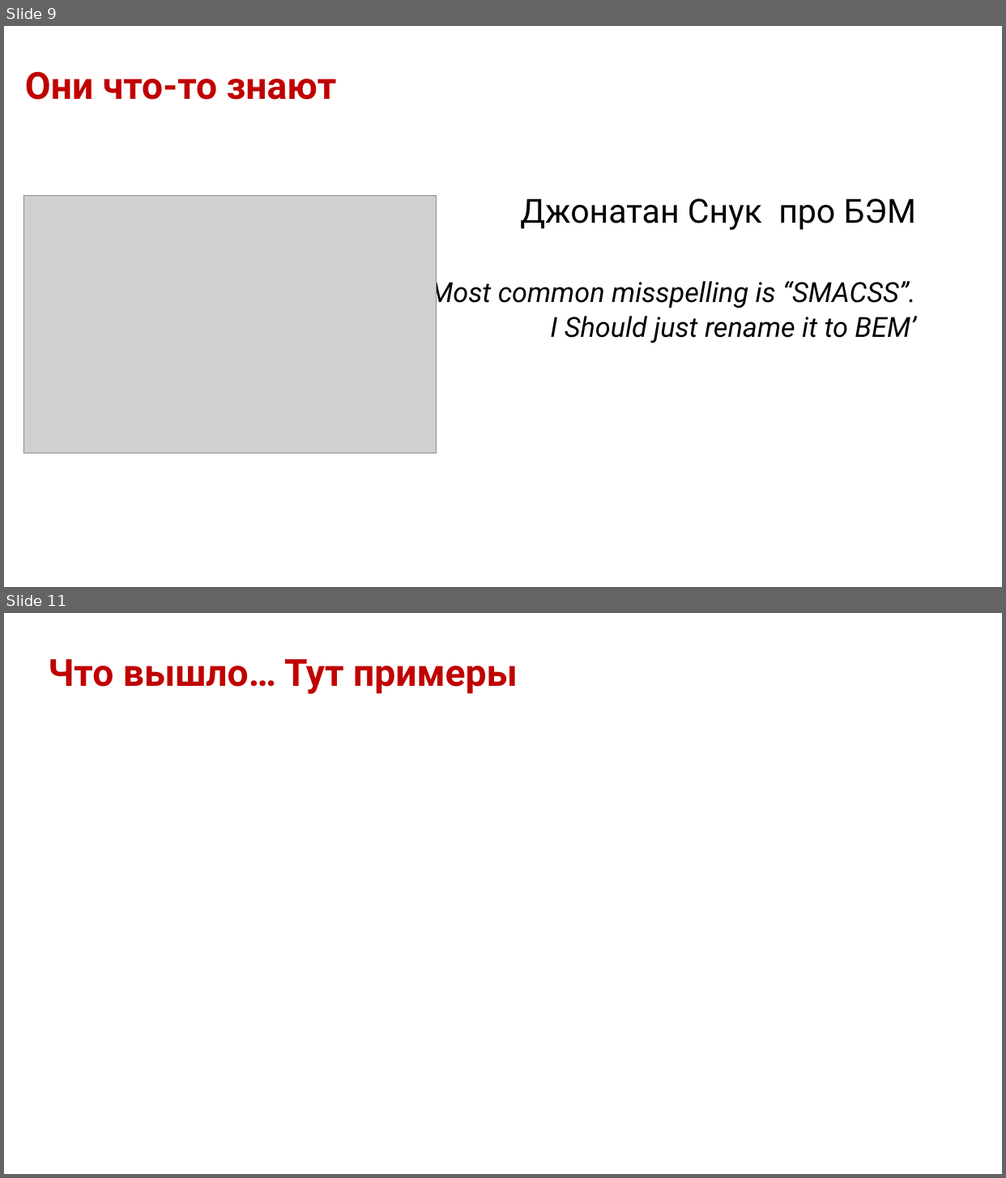
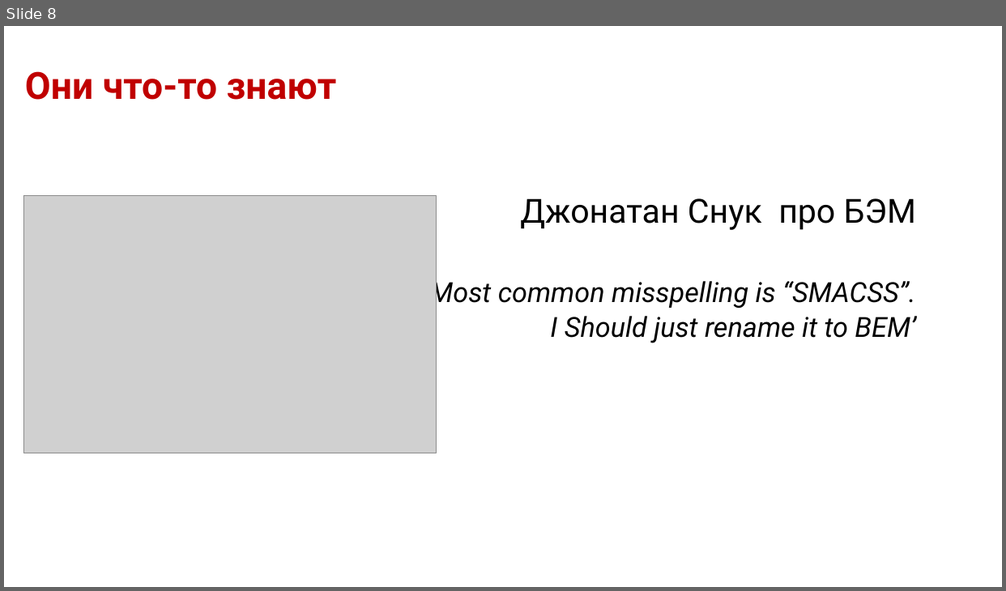
Before and after one commit to dedn/BEM, a slide deck: bem.odp. Shown one above the other, each under a label of ours: slides 9 and 11 before the commit, slide 8 after it; the slides between them are not shown. The pictures are 1006x1178 and 1006x591 pixels, drawn with LibreOffice and Linux fonts; fonts in the diff are those of the drawing; grey boxes stand for pictures; background and template pictures are left out. Boxes give left, top, right and bottom in pixels: in the first picture for what was removed or moved away, otherwise in the second. Text is boxed around its words. In the diff, an @@ line names an element or a change of style, - is before the commit and + after.

```diff
--- a/bem.odp
+++ b/bem.odp
@@ slide 11 removed at box(4, 613, 1002, 1174), background #FFFFFF @@
@@ title removed at box(48, 659, 518, 694) @@
-Что вышло… Тут примеры
@@ what was slide 9 is now slide 8 @@
```
Also in this commit, not shown: 7 slides changed, 7 slides added, 1 other slide removed, 11 other files.
